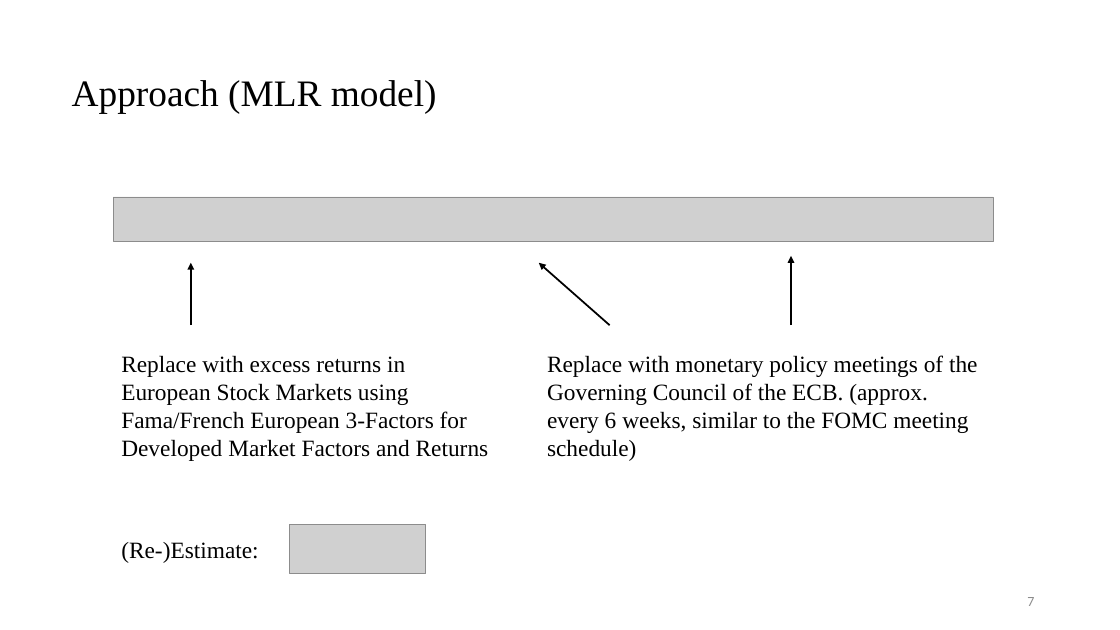
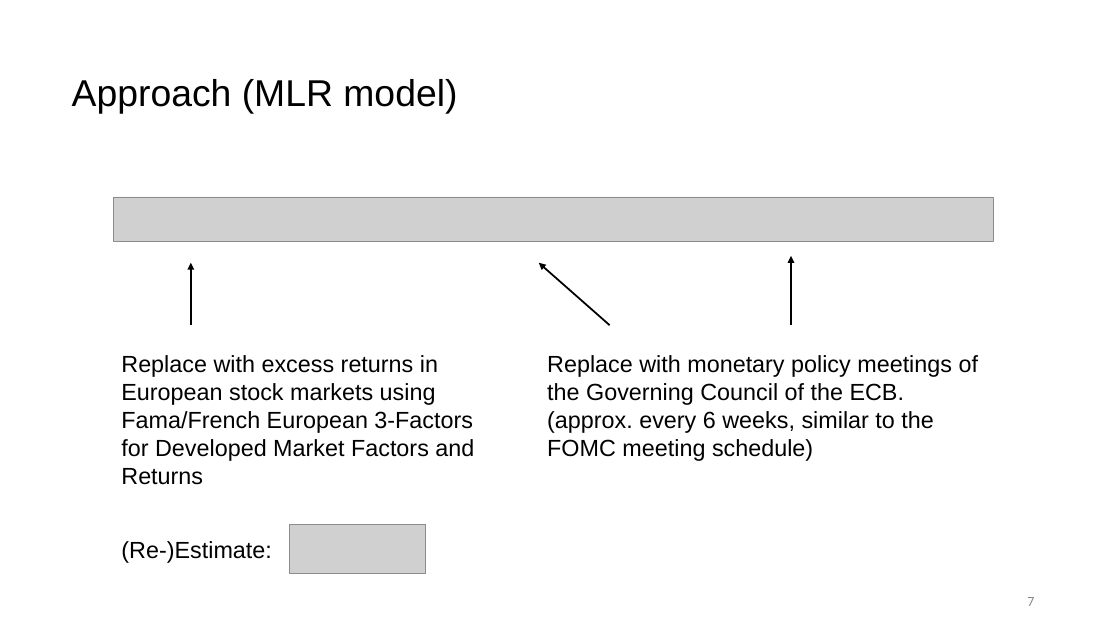
Before and after one commit to felix-reichel/stock-returns-over-the-fomc-cycle-revisited, a slide deck: slide 7 of slides/BA_Thesis_slides_FR_JKUEcon_2023.pptx. Drawn at 1120x630 pixels with LibreOffice and Linux fonts; fonts in the diff are those of the drawing; grey boxes stand for pictures. Boxes give left, top, right and bottom in pixels: in the first picture for what was removed or moved away, otherwise in the second. Text is boxed around its words. In the diff, an @@ line names an element or a change of style, - is before the commit and + after.

```diff
--- a/slides/BA_Thesis_slides_FR_JKUEcon_2023.pptx
+++ b/slides/BA_Thesis_slides_FR_JKUEcon_2023.pptx
@@ text at (121,355,474,485): text changed; font Times New Roman to Arial @@
-Replace with excess returns in European Stock Markets using Fama/French European 3-Factors for Developed Market Factors and Returns
+Replace with excess returns in European stock markets using Fama/French European 3-Factors for Developed Market Factors and Returns
@@ font Times New Roman to Arial in 3 elements at (72,79,457,114), (547,355,978,461), (121,541,272,563) @@
```
Also in this commit, not shown: 6 other slides changed, 58 other files.
